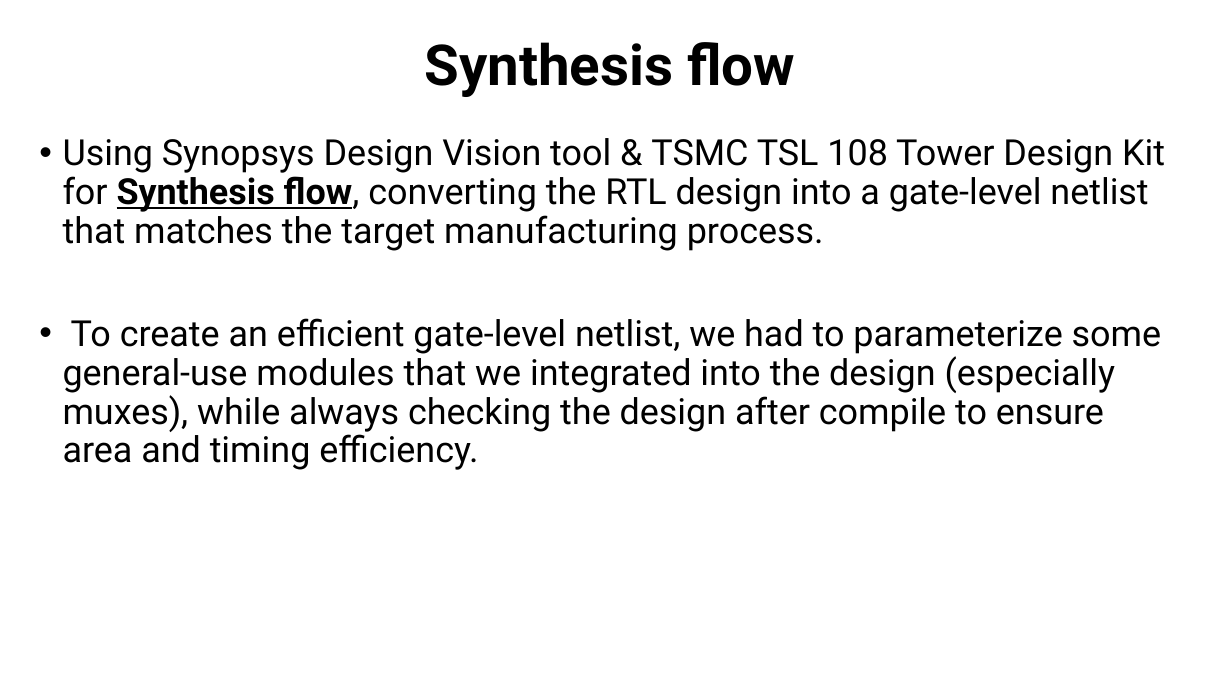
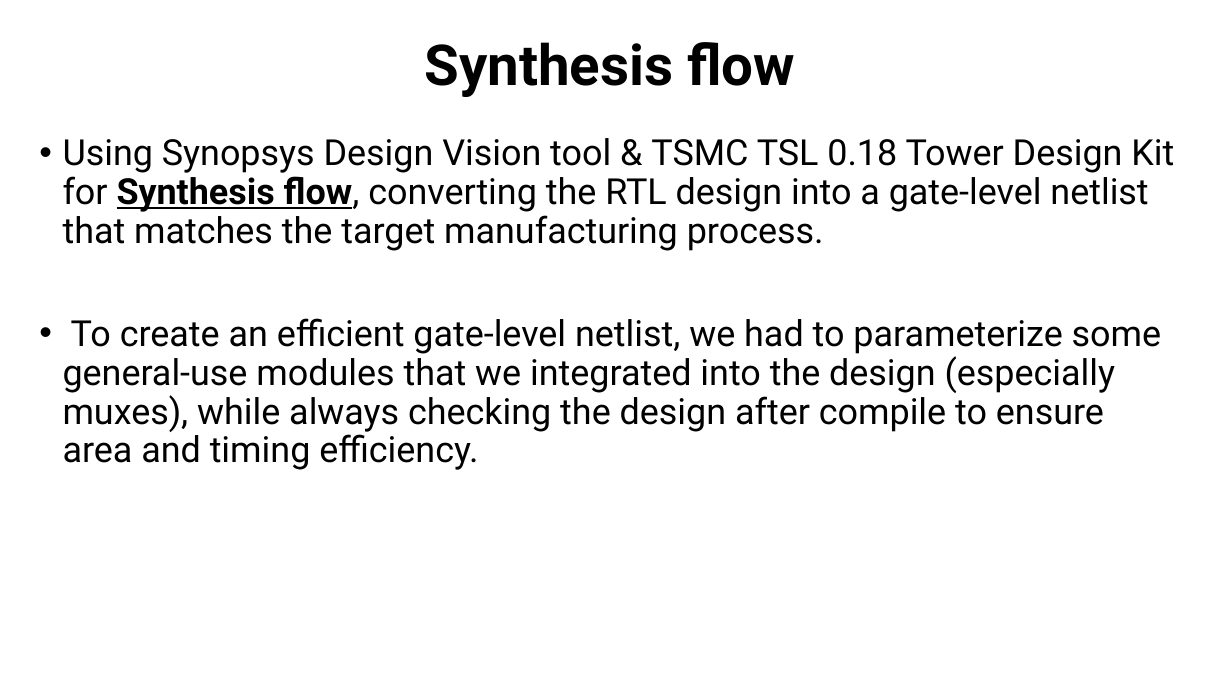
Before and after one commit to muhammad0bi/044169_project_B, a slide deck: slide 15 of Presintaions and Reports/Final presentaion VLSI project 7880.pptx. Drawn at 1232x693 pixels with LibreOffice and Linux fonts; fonts in the diff are those of the drawing. Boxes give left, top, right and bottom in pixels: in the first picture for what was removed or moved away, otherwise in the second. Text is boxed around its words. In the diff, an @@ line names an element or a change of style, - is before the commit and + after.

```diff
--- a/Presintaions and Reports/Final presentaion VLSI project 7880.pptx
+++ b/Presintaions and Reports/Final presentaion VLSI project 7880.pptx
@@ text at <box>63,138,1174,251</box>: text changed @@
-• Using Synopsys Design Vision tool & TSMC TSL 108 Tower Design Kit for Synthesis flow, converting the RTL design into a gate-level netlist that matches the target manufacturing process.
+• Using Synopsys Design Vision tool & TSMC TSL 0.18 Tower Design Kit for Synthesis flow, converting the RTL design into a gate-level netlist that matches the target manufacturing process.
```
Also in this commit, not shown: 4 other slides changed, 2 other files.
